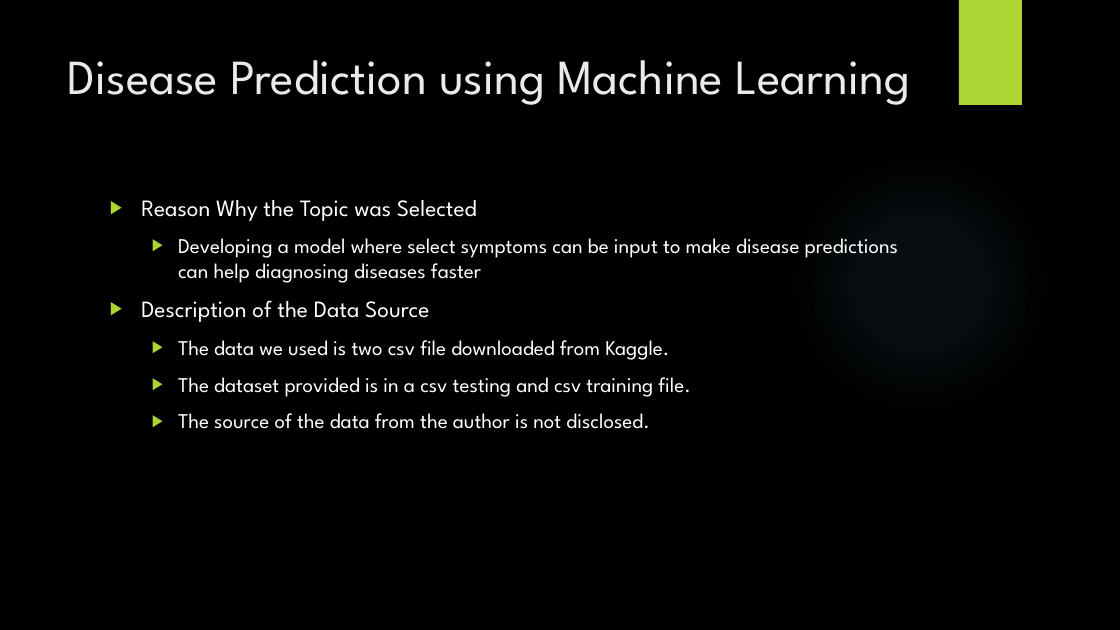
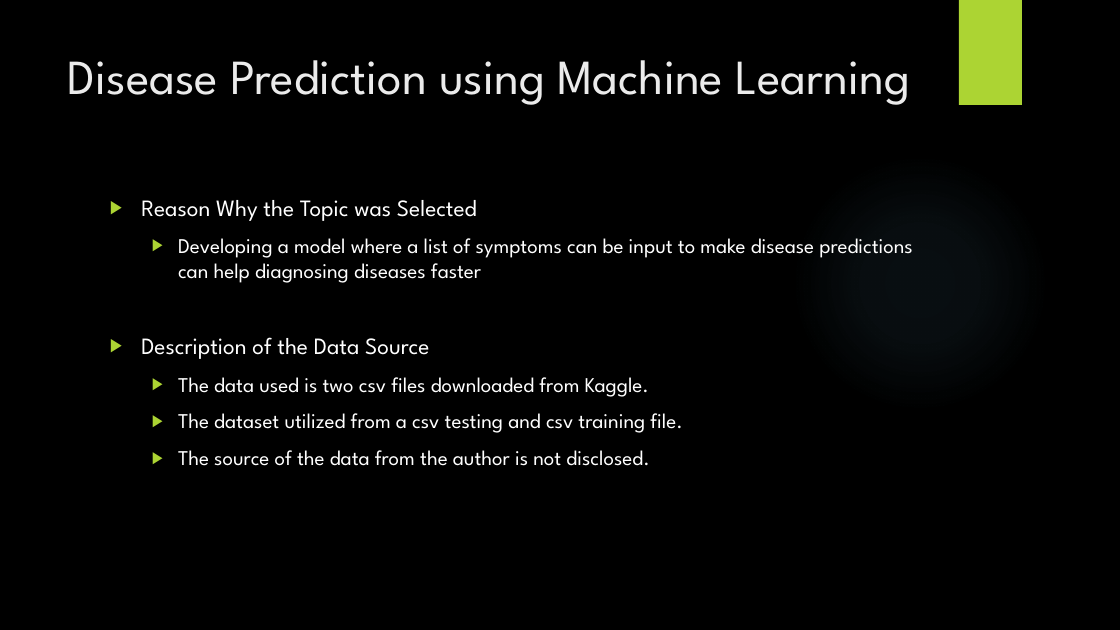
Before and after one commit to johnsetzer3/Disease_Prediction, a slide deck: slide 2 of Team_Code Blue Final Project.pptx. Drawn at 1120x630 pixels with LibreOffice and Linux fonts; fonts in the diff are those of the drawing; background and template pictures are left out. Boxes give left, top, right and bottom in pixels: in the first picture for what was removed or moved away, otherwise in the second. Text is boxed around its words. In the diff, an @@ line names an element or a change of style, - is before the commit and + after.

```diff
--- a/Team_Code Blue Final Project.pptx
+++ b/Team_Code Blue Final Project.pptx
@@ text at <box>178,238,912,283</box>: text changed @@
-  ▶ Developing a model where select symptoms can be input to make disease predictions can help diagnosing diseases faster
+  ▶ Developing a model where a list of symptoms can be input to make disease predictions can help diagnosing diseases faster
@@ text at <box>178,377,682,433</box>: text changed @@
-  ▶ The data we used is two csv file downloaded from Kaggle.
-  ▶ The dataset provided is in a csv testing and csv training file.
+  ▶ The data used is two csv files downloaded from Kaggle.
+  ▶ The dataset utilized from a csv testing and csv training file.
```
Also in this commit, not shown: 2 other slides changed, 16 slides added, 1 other file.
